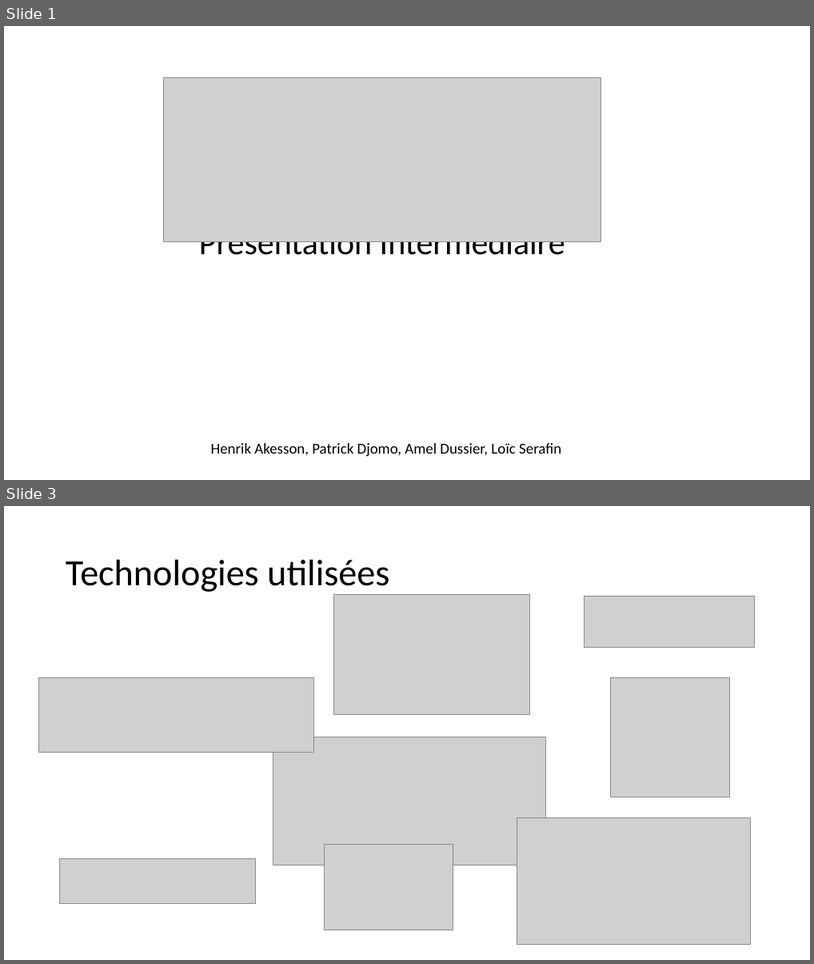
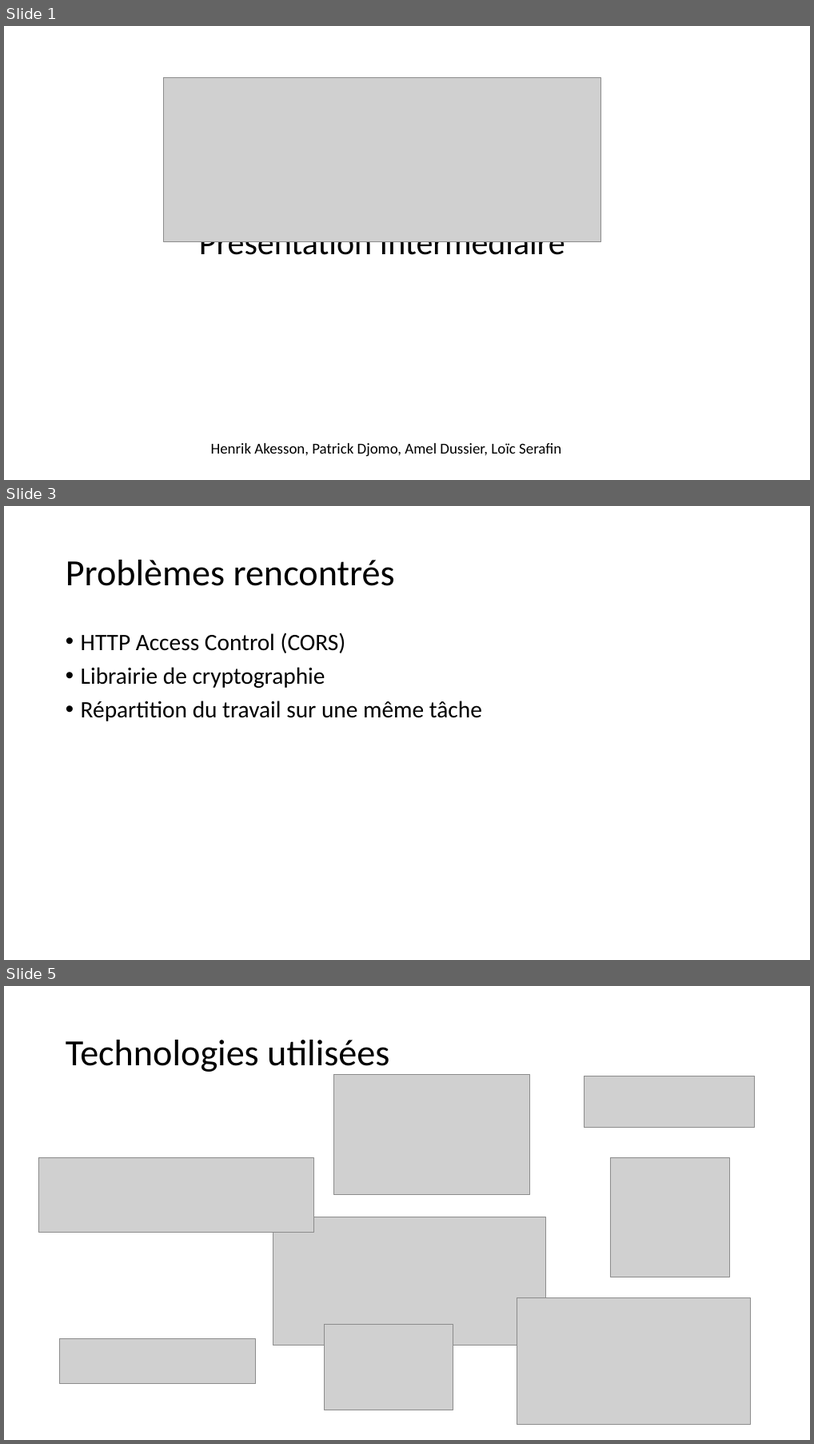
Before and after one commit to pikkle/chaton, a slide deck: docs/presentation_intermediaire.pptx. Shown one above the other, each under a label of ours: slides 1 and 3 before the commit, slides 1, 3 and 5 after it; the slides between them are not shown. The pictures are 814x964 and 814x1444 pixels, drawn with LibreOffice and Linux fonts; fonts in the diff are those of the drawing; grey boxes stand for pictures. Boxes give left, top, right and bottom in pixels: in the first picture for what was removed or moved away, otherwise in the second. Text is boxed around its words. In the diff, an @@ line names an element or a change of style, - is before the commit and + after.

```diff
--- a/docs/presentation_intermediaire.pptx
+++ b/docs/presentation_intermediaire.pptx
@@ slide 3 added at [4,506,810,960], background #FFFFFF @@
@@ title added at [66,560,395,586], 44 pt, text #000000 @@
+Problèmes rencontrés
@@ text added at [81,632,482,721], 28 pt, text #000000 @@
+• HTTP Access Control (CORS)
+• Librairie de cryptographie
+• Répartition du travail sur une même tâche
@@ what was slide 3 is now slide 5 @@
```
Also in this commit, not shown: 2 slides changed.
